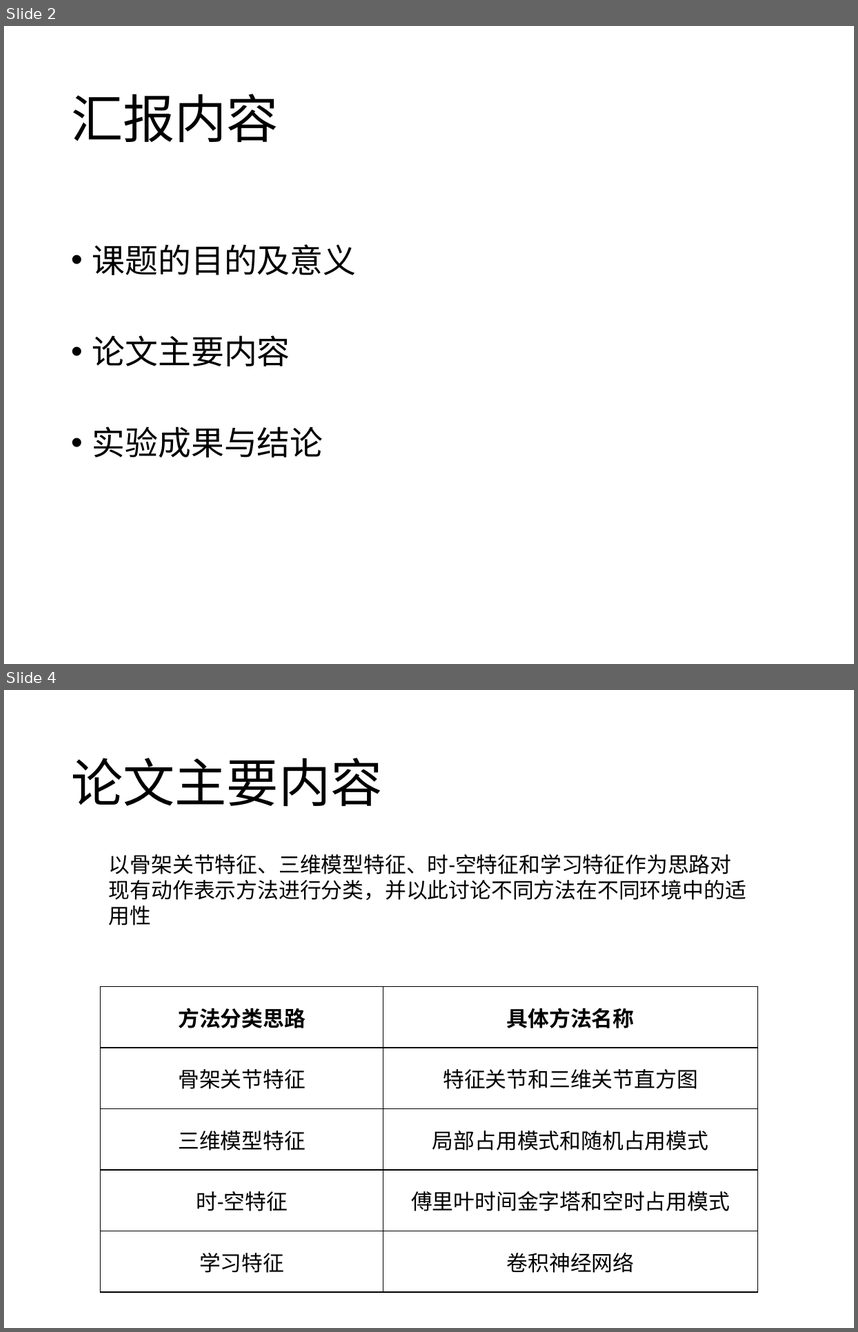
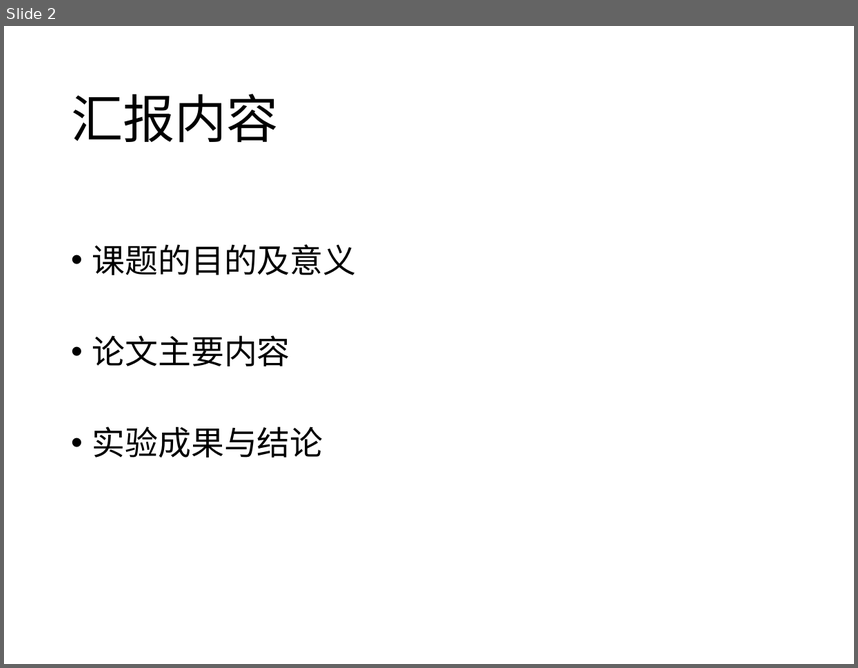
Before and after one commit to Mostro-Complexity/The-Damn-Thesis, a slide deck: 仇思宇-终期答辩-20190530.pptx. Shown one above the other, each under a label of ours: slides 2 and 4 before the commit, slide 2 after it; the slides between them are not shown. The pictures are 858x1332 and 858x668 pixels, drawn with LibreOffice and Linux fonts; fonts in the diff are those of the drawing. Boxes give left, top, right and bottom in pixels: in the first picture for what was removed or moved away, otherwise in the second. Text is boxed around its words. In the diff, an @@ line names an element or a change of style, - is before the commit and + after.

```diff
--- a/仇思宇-终期答辩-20190530.pptx
+++ b/仇思宇-终期答辩-20190530.pptx
@@ slide 4 removed at [4,690,854,1328], background #FFFFFF @@
@@ title removed at [71,758,383,807] @@
-论文主要内容
@@ text removed at [109,854,746,925] @@
-以骨架关节特征、三维模型特征、时-空特征和学习特征作为思路对现有动作表示方法进行分类，并以此讨论不同方法在不同环境中的适用性
@@ table removed at [100,986,757,1292], 5 rows, 2 columns @@
-方法分类思路 | 具体方法名称
-骨架关节特征 | 特征关节和三维关节直方图
-三维模型特征 | 局部占用模式和随机占用模式
-时-空特征 | 傅里叶时间金字塔和空时占用模式
-学习特征 | 卷积神经网络
```
Also in this commit, not shown: 11 slides changed, 4 slides added, 4 other slides removed, 13 other files.
